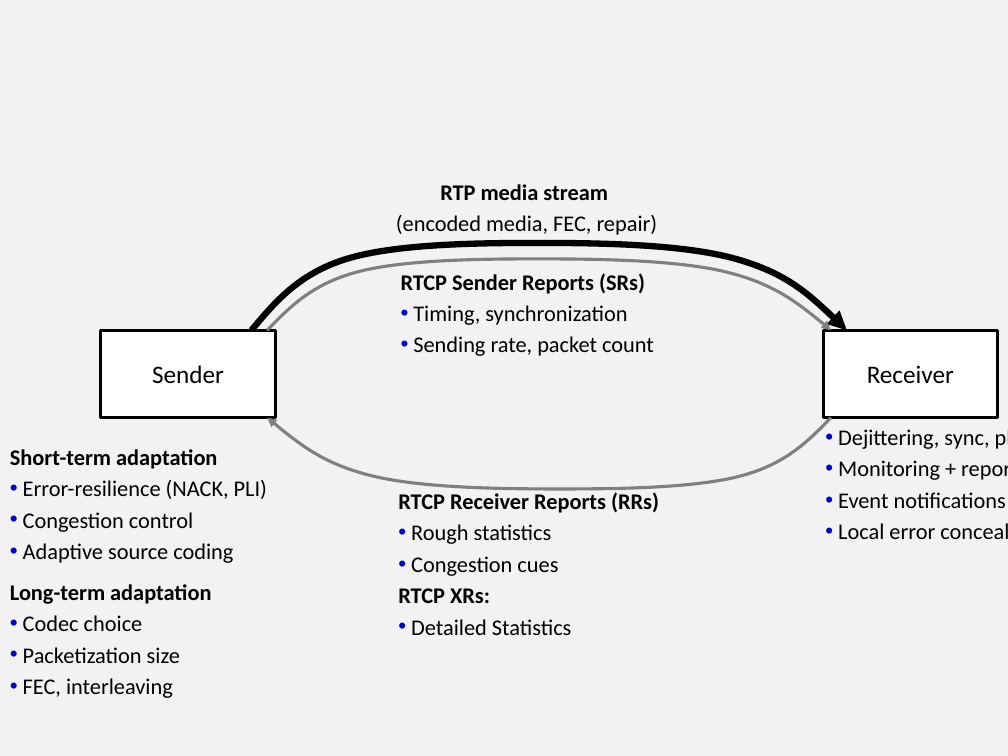
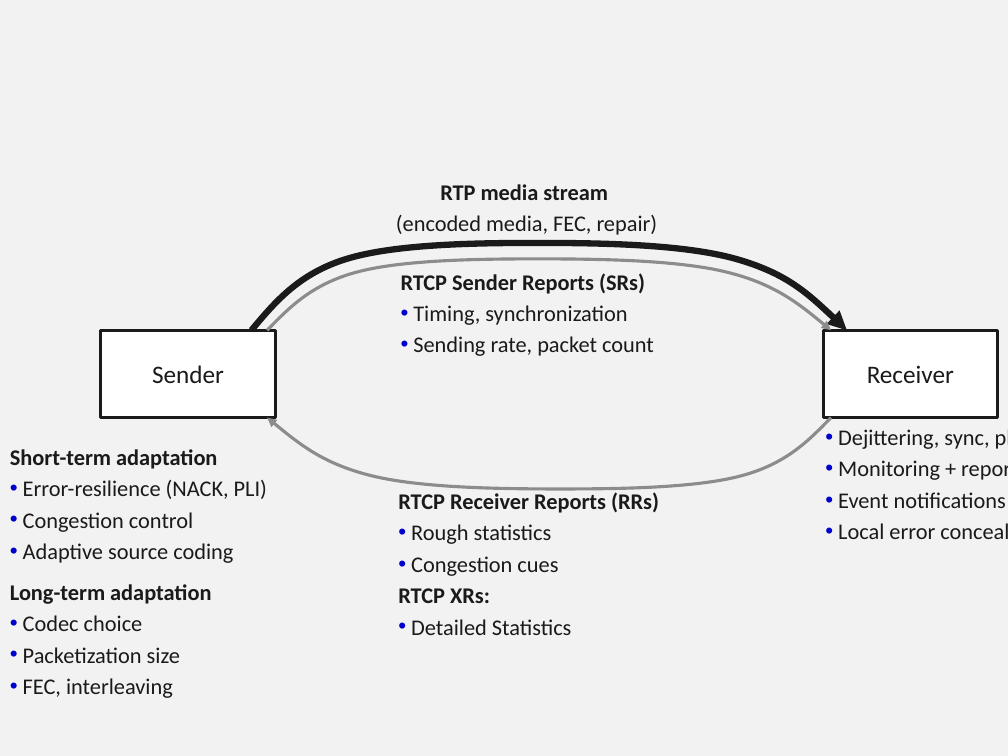
Before and after one commit to vr000m/PhD-thesis, a slide deck: slide 1 of graphs/source/chap5-src.pptx. Drawn at 1008x756 pixels with LibreOffice and Linux fonts; fonts in the diff are those of the drawing. Boxes give left, top, right and bottom in pixels: in the first picture for what was removed or moved away, otherwise in the second. Text is boxed around its words. In the diff, an @@ line names an element or a change of style, - is before the commit and + after.

```diff
--- a/graphs/source/chap5-src.pptx
+++ b/graphs/source/chap5-src.pptx
@@ freeform shape at [251,243,847,331]: outline #000000 4.5 pt to #1A1A1A 4.5 pt @@
@@ freeform shape at [267,259,831,331]: outline #808080 2.25 pt to #8C8C8C 2.25 pt @@
@@ rectangle "Sender" at [101,331,275,418]: text colour #000000 to #1A1A1A; outline #000000 2 pt to #1A1A1A 2 pt @@
@@ rectangle "Receiver" at [824,331,998,418]: text colour #000000 to #1A1A1A; outline #000000 2 pt to #1A1A1A 2 pt @@
@@ freeform shape at [267,417,831,489]: outline #808080 2.25 pt to #8C8C8C 2.25 pt @@
@@ text colour #000000 to #1A1A1A in 6 elements at [396,184,658,235], [401,273,654,356], [398,490,659,635], [838,429,1006,539], [10,449,267,563], [10,584,211,698] @@
```
Also in this commit, not shown: 14 other slides changed, 1 other file.
